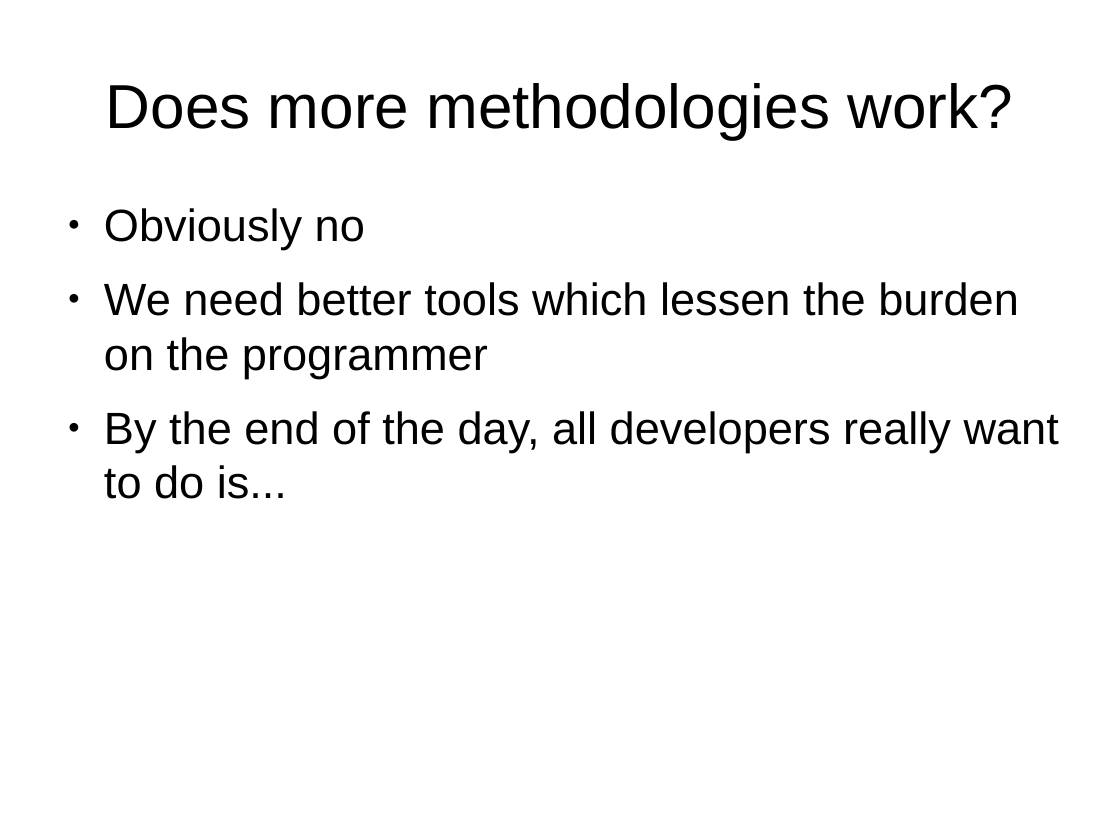
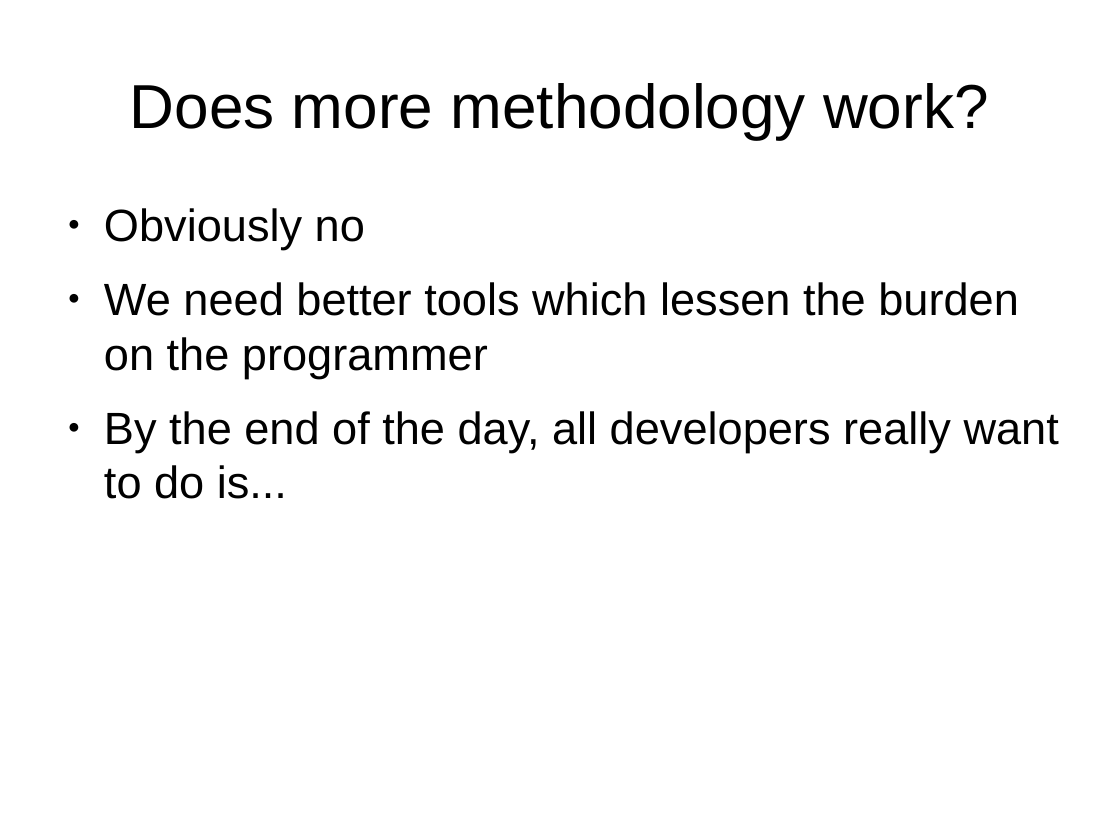
Before and after one commit to andreak/slol-2011, a slide deck: slide 16 of Scala-LiftOff-2011-lift-from-jee-perspective.odp. Drawn at 1120x840 pixels with LibreOffice and Linux fonts; fonts in the diff are those of the drawing. Boxes give left, top, right and bottom in pixels: in the first picture for what was removed or moved away, otherwise in the second. Text is boxed around its words. In the diff, an @@ line names an element or a change of style, - is before the commit and + after.

```diff
--- a/Scala-LiftOff-2011-lift-from-jee-perspective.odp
+++ b/Scala-LiftOff-2011-lift-from-jee-perspective.odp
@@ title at (130,83,989,139): text changed @@
-Does more methodologies work?
+Does more methodology work?
```
Also in this commit, not shown: 5 other slides changed, 6 slides added, 1 slide removed.
